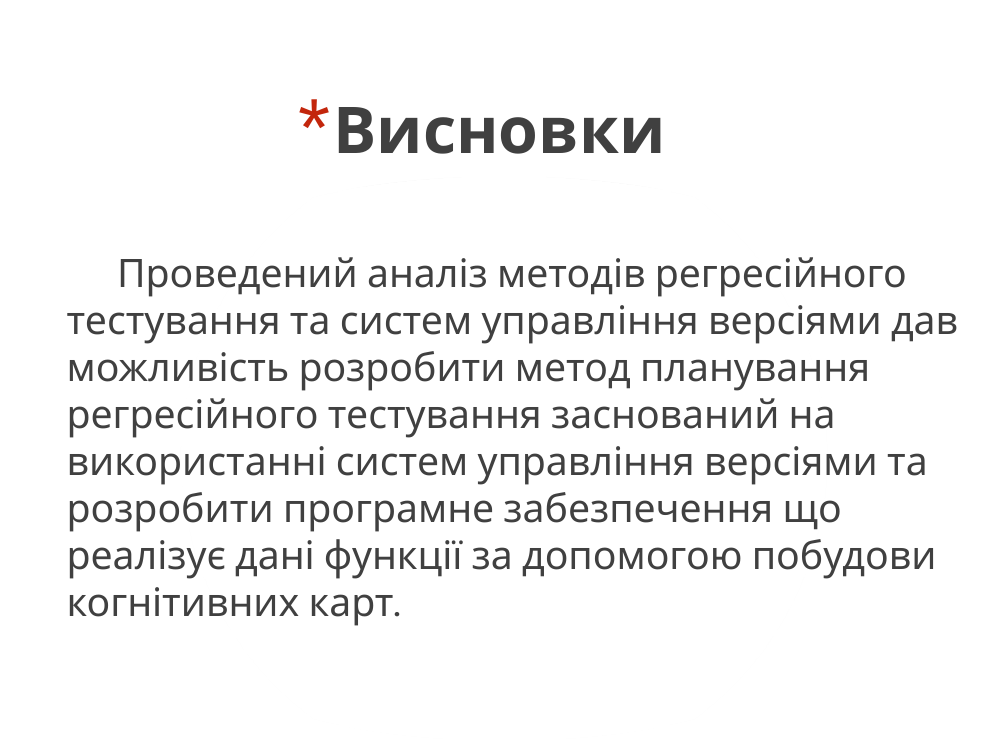
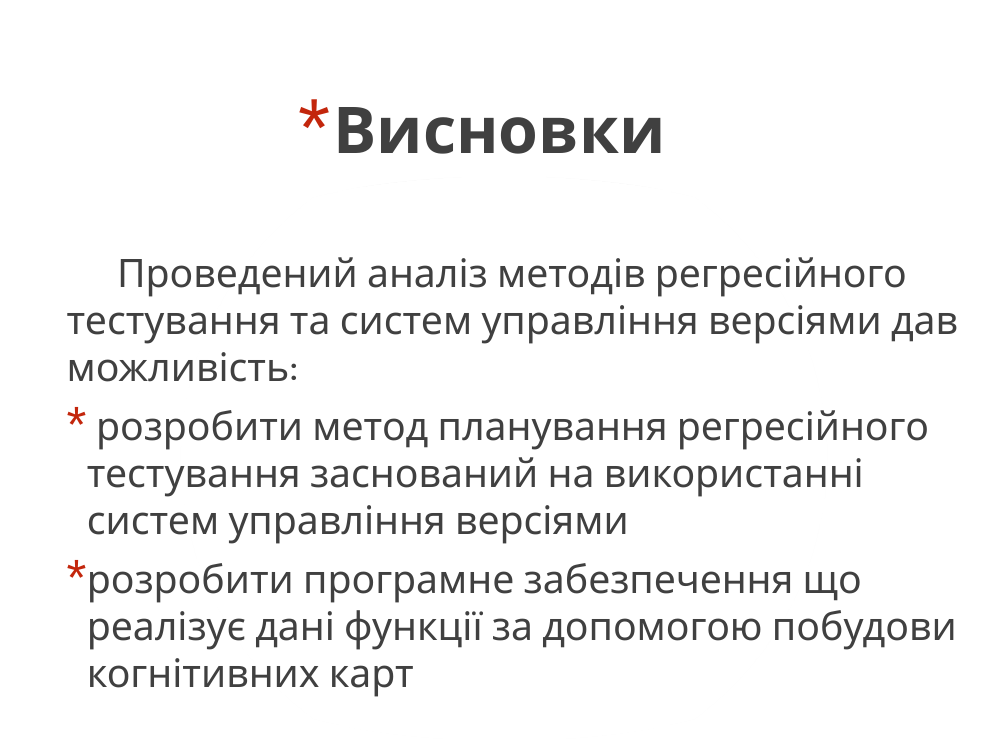
Before and after one commit to asdanilenk/Bakalavr, a slide deck: slide 15 of Diplom.pptx. Drawn at 1008x756 pixels with LibreOffice and Linux fonts; fonts in the diff are those of the drawing. Boxes give left, top, right and bottom in pixels: in the first picture for what was removed or moved away, otherwise in the second. Text is boxed around its words. In the diff, an @@ line names an element or a change of style, - is before the commit and + after.

```diff
--- a/Diplom.pptx
+++ b/Diplom.pptx
@@ text at (67, 257, 958, 697): text changed @@
-Проведений аналіз методів регресійного тестування та систем управління версіями дав можливість розробити метод планування регресійного тестування заснований на використанні систем управління версіями та розробити програмне забезпечення що реалізує дані функції за допомогою побудови когнітивних карт.
+Проведений аналіз методів регресійного тестування та систем управління версіями дав можливість:
+* розробити метод планування регресійного тестування заснований на використанні систем управління версіями
+* розробити програмне забезпечення що реалізує дані функції за допомогою побудови когнітивних карт
```
Also in this commit, not shown: 1 slide added, 1 other file.
